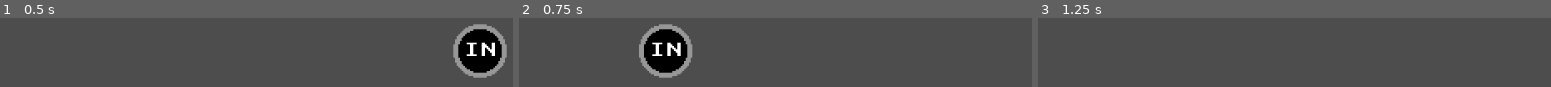
Above: before the commit, frames 1-3 (left to right).
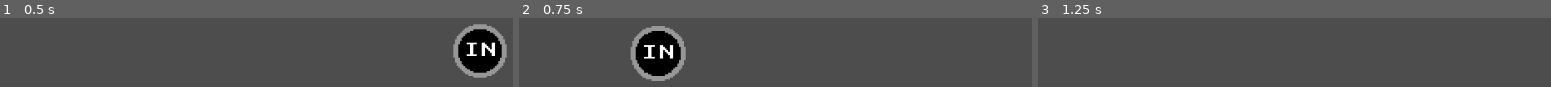
Above: after the commit, the same moments.

Repository: Birb-Games/gmtk-game-jam-2024
Game: Godot game, scene res://scenes/Root.tscn
Two runs of this game, one before a commit and one after it. Both use one fixed random seed, a clock stepped at 60 frames per second and the inputs below.
Inputs (mouse positions are in pixels of both pictures, inside the frame that each line leads up to):
- Up to frame 1 (0.5 s): no input
- Up to frame 2 (0.75 s): tap Enter at 0.5 s; move the mouse to (outside the picture) at 0.52 s; hold D (right) from 0.53 s (still down); hold Mouse wheel up (zoom_in, bound only after the commit) from 0.53 s (still down)
- Up to frame 3 (1.25 s): keep holding D (right); keep holding Mouse wheel up (zoom_in, bound only after the commit); tap Mouse wheel down (zoom_out, bound only after the commit) at 0.8 s

Frame 1 is identical in both runs. In frame 2, 5.2% of the frame differs, in the area x 21-34%, y 8-92%; in frame 3, nothing differs.

Commit message:
Add zoom to camera
Signed-off-by: Colin <cfinn68916@gmail.com>

Diff:
--- a/project.godot
+++ b/project.godot
@@ -14,6 +14,12 @@
 run/main_scene="res://scenes/Root.tscn"
 config/features=PackedStringArray("4.3", "GL Compatibility")
 config/icon="res://icon.svg"
+
+[display]
+
+window/size/viewport_width=960
+window/size/viewport_height=540
+window/stretch/mode="viewport"
 
 [input]
 
@@ -37,11 +43,16 @@
 "events": [Object(InputEventKey,"resource_local_to_scene":false,"resource_name":"","device":0,"window_id":0,"alt_presse …(189 unchanged characters)…
 ]
 }
-[display]
-
-window/size/viewport_width=960
-window/size/viewport_height=540
-window/stretch/mode="viewport"
+zoom_in={
+"deadzone": 0.0,
+"events": [Object(InputEventMouseButton,"resource_local_to_scene":false,"resource_name":"","device":-1,"window_id":0,"alt_pressed":false,"shift_pressed":false,"ctrl_pressed":false,"meta_pressed":false,"button_mask":0,"position":Vector2(0, 0),"global_position":Vector2(0, 0),"factor":1.0,"button_index":4,"canceled":false,"pressed":false,"double_click":false,"script":null)
+]
+}
+zoom_out={
+"deadzone": 0.0,
+"events": [Object(InputEventMouseButton,"resource_local_to_scene":false,"resource_name":"","device":-1,"window_id":0,"alt_pressed":false,"shift_pressed":false,"ctrl_pressed":false,"meta_pressed":false,"button_mask":0,"position":Vector2(0, 0),"global_position":Vector2(0, 0),"factor":1.0,"button_index":5,"canceled":false,"pressed":false,"double_click":false,"script":null)
+]
+}
 
 [rendering]
 
--- a/scenes/Root.tscn
+++ b/scenes/Root.tscn
@@ -1,15 +1,15 @@
 [gd_scene load_steps=3 format=3 uid="uid://b37dd5cu6d7et"]
 
 [ext_resource type="Script" path="res://scripts/CameraMovement.gd" id="1_00dww"]
-
-[ext_resource type="TileSet" uid="uid://bmlcccsr67y6q" path="res://assets/tiles/tiles.tres" id="1_nki4d"]
+[ext_resource type="TileSet" uid="uid://snnmb8257pw3" path="res://assets/tiles/tiles.tres" id="1_nki4d"]
 
 [node name="Root" type="Node2D"]
 
 [node name="TileMapLayer" type="TileMapLayer" parent="."]
 tile_map_data = PackedByteArray(0, 0, 1, 0, 1, 0, 0, 0, 0, 0, 0, 0, 0, 0)
 tile_set = ExtResource("1_nki4d")
+
 [node name="Camera2D" type="Camera2D" parent="."]
-script = ExtResource("1_00dww")
 position = Vector2(240, 135)
 zoom = Vector2(2, 2)
+script = ExtResource("1_00dww")
--- a/scripts/CameraMovement.gd
+++ b/scripts/CameraMovement.gd
@@ -3,6 +3,12 @@
 # TODO: maybe add a setting to switch between moving content and moving camera (ie: invert movement)
 var pos= Vector2(0,0)
 @export var speed=1000
+@export var zoom_speed=0.03
+func _unhandled_input(event):
+	if(event.is_action_pressed("zoom_in")):
+		zoom*=1+zoom_speed
+	if(event.is_action_pressed("zoom_out")):
+		zoom*=1/(1+zoom_speed)
 
 func _process(_delta) -> void:
 	var input_direction = Input.get_vector("left", "right", "up", "down")
